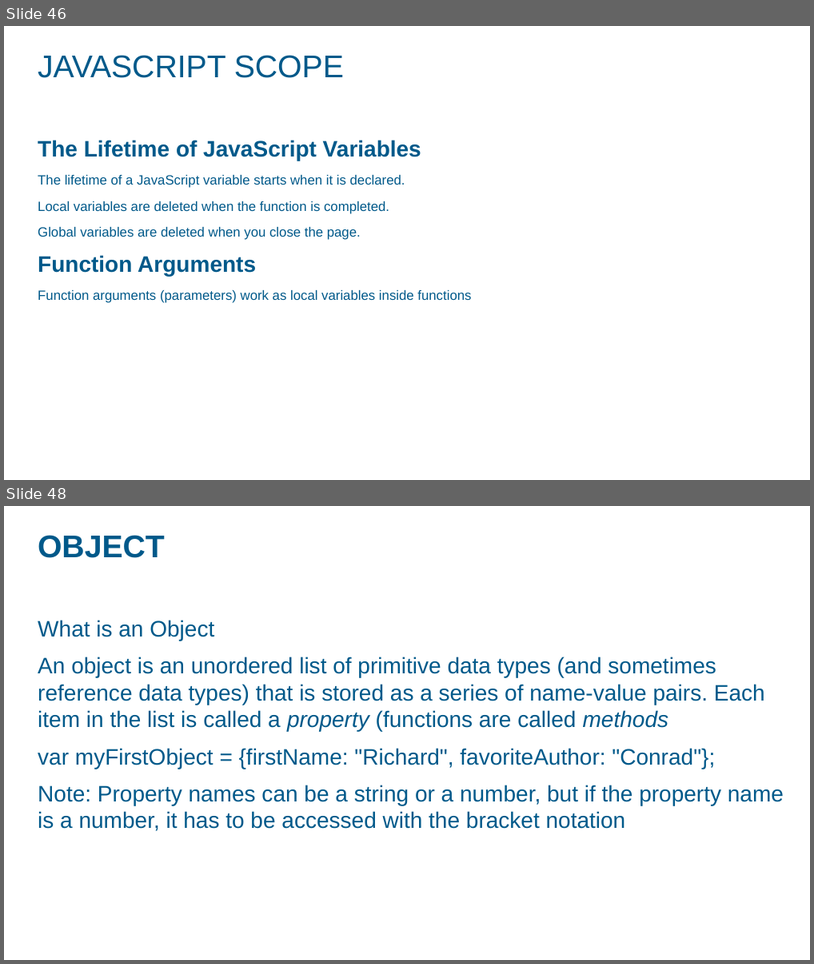
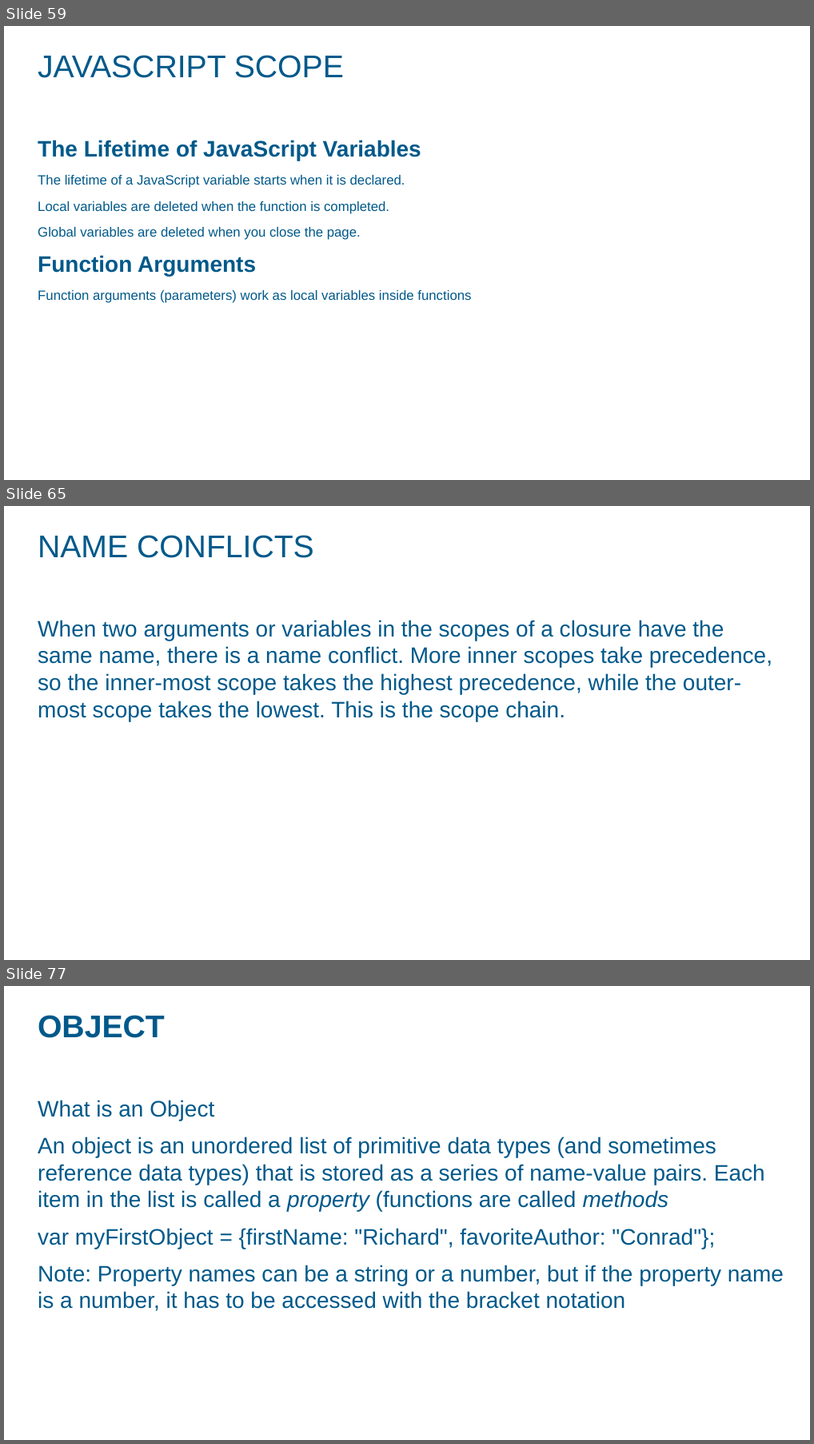
Before and after one commit to ashok07iet/java-script-sample-code, a slide deck: doc/javascript.pptx. Shown one above the other, each under a label of ours: slides 46 and 48 before the commit, slides 59, 65 and 77 after it; the slides between them are not shown. The pictures are 814x964 and 814x1444 pixels, drawn with LibreOffice and Linux fonts; fonts in the diff are those of the drawing; background and template pictures are left out. Boxes give left, top, right and bottom in pixels: in the first picture for what was removed or moved away, otherwise in the second. Text is boxed around its words. In the diff, an @@ line names an element or a change of style, - is before the commit and + after.

```diff
--- a/doc/javascript.pptx
+++ b/doc/javascript.pptx
@@ slide 65 added at (4,506,810,960), background picture (left out) @@
@@ title added at (38,535,314,558), 28 pt, text #00598A @@
+NAME CONFLICTS
@@ text added at (38,620,773,721), 20 pt, text #00598A @@
+When two arguments or variables in the scopes of a closure have the same name, there is a name conflict. More inner scopes take precedence, so the inner-most scope takes the highest precedence, while the outer-most scope takes the lowest. This is the scope chain.
@@ what was slide 46 is now slide 59 @@
@@ what was slide 48 is now slide 77 @@
```
Also in this commit, not shown: 2 slides changed, 28 other slides added, 2 other files.
